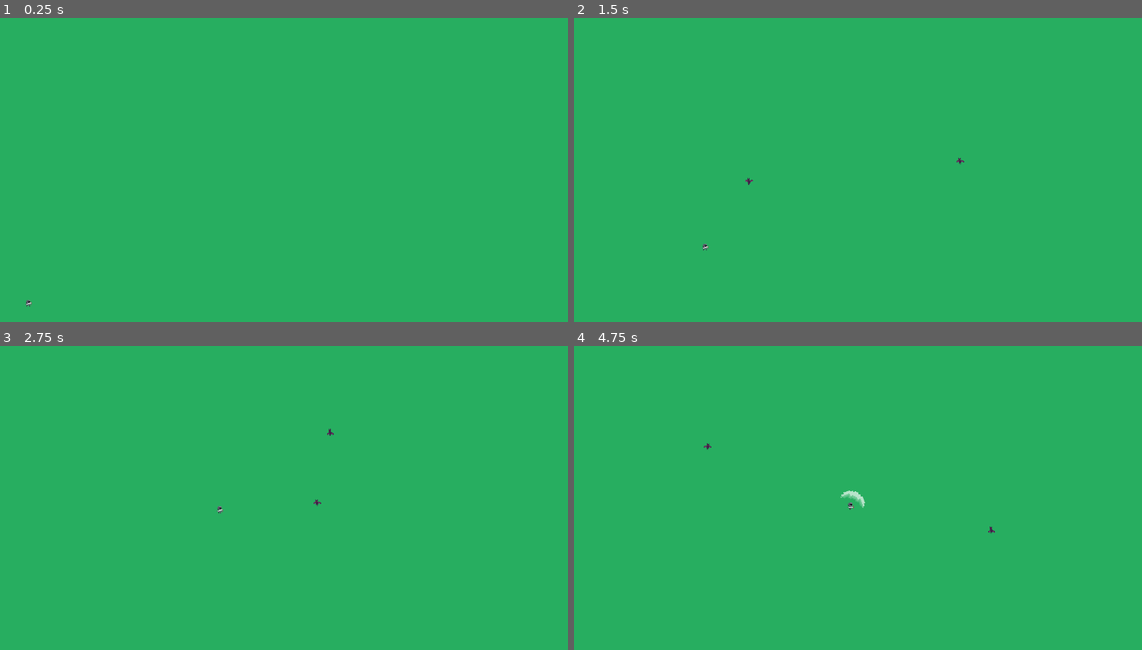
Above: before the commit, frames 1-4 (two rows, left to right).
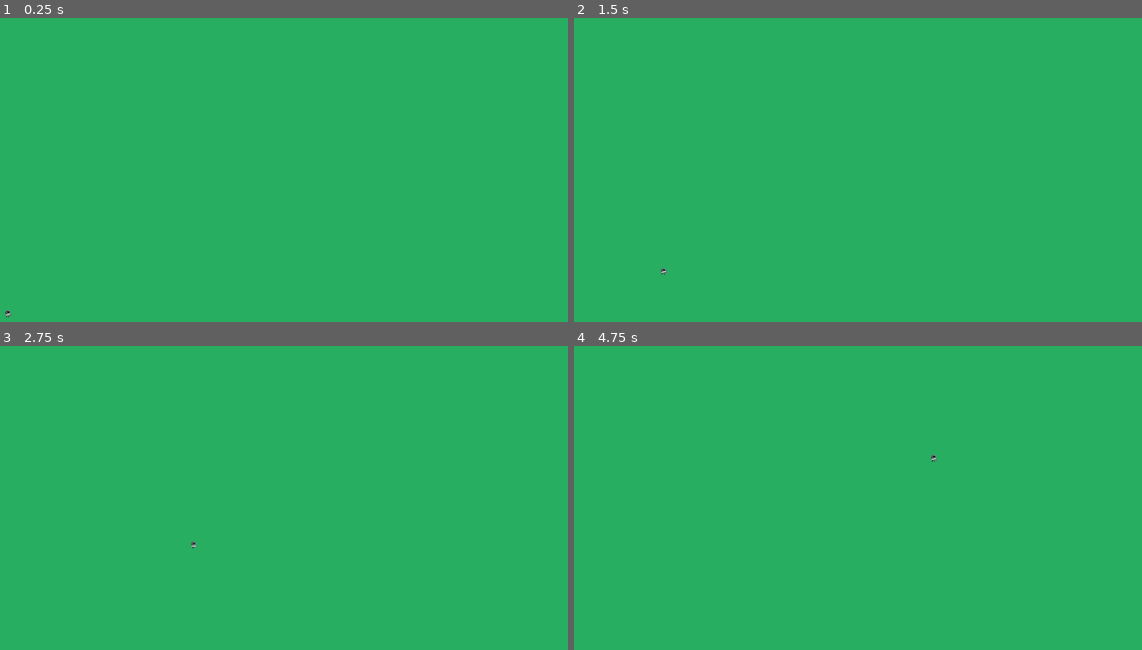
Above: after the commit, the same moments.

Repository: p-lorenzo/reversevs
Game: Godot game, scene res://scenes/world.tscn
The game is run twice, just before and just after one commit, with the same random seed, the same clock (stepped at 60 frames per second) and the same inputs.
Inputs (mouse positions are in pixels of both pictures, inside the frame that each line leads up to):
- Up to frame 1 (0.25 s): no input
- Up to frame 2 (1.5 s): tap Enter (ui_accept) at 0.5, 1.35 s; move the mouse to (1005, 145) at 0.52 s; hold Enter (ui_accept) 0.53-1.28 s; click (1005, 145) at 0.67 s; move the mouse to (750, 179) at 1.27 s; click (750, 179) at 1.42 s
- Up to frame 3 (2.75 s): tap Enter (ui_accept) at 1.52, 1.82 s; move the mouse to (357, 415) at 2.02 s; hold Enter (ui_accept) from 2.03 s (still down); click (357, 415) at 2.17 s
- Up to frame 4 (4.75 s): move the mouse to (840, 555) at 2.77 s; release Enter (ui_accept) at 2.78 s; tap Enter (ui_accept) at 2.85, 3.02, 3.32, 4.35, 4.52 s; click (840, 555) at 2.92 s; move the mouse to (1051, 540) at 3.52 s; hold Enter (ui_accept) 3.53-4.28 s; click (1051, 540) at 3.67 s; move the mouse to (693, 437) at 4.27 s; click (693, 437) at 4.42 s

The runs differ from the first frame. In frame 1, less than 0.1% of the frame differs, in the area x 0-6%, y 92-99%; in frame 2, less than 0.1%; in frame 3, less than 0.1%; in frame 4, 0.2%, in the area x 22-75%, y 32-62%.

Commit message:
feat: added Plan phase and Simulation phase in waves

Diff:
--- a/project.godot
+++ b/project.godot
@@ -15,6 +15,10 @@
 config/features=PackedStringArray("4.5", "Forward Plus")
 config/icon="res://icon.svg"
 
+[autoload]
+
+Game="*res://scripts/game.gd"
+
 [display]
 
 window/size/viewport_width=1280
--- a/scenes/world.tscn
+++ b/scenes/world.tscn
@@ -23,7 +23,7 @@
 state_label_bg = true
 initial_state = -1
 
-[node name="BossCastle" type="Area2D" parent="."]
+[node name="BossCastle" type="Area2D" parent="." groups=["castle"]]
 position = Vector2(1232, 54)
 
 [node name="CollisionShape2D" type="CollisionShape2D" parent="BossCastle"]
--- /dev/null
+++ b/scripts/game.gd
@@ -0,0 +1,81 @@
+extends Node
+
+enum Phase { PLAN, SIM }
+signal phase_changed(new_phase: int)
+signal wave_ended(reason: String) # "all_enemies_defeated" | "hero_dead" | "castle_reached"
+
+var phase: int = Phase.PLAN
+var hero: Node2D = null
+
+var enemies_alive_at_sim_start: int = 0
+var remaining_enemies: int = 0
+
+func _ready() -> void:
+	_refresh_hero()
+	for c in get_tree().get_nodes_in_group("castle"):
+		if c.has_signal("body_entered"):
+			c.connect("body_entered", _on_castle_body_entered)
+
+func _process(_delta: float) -> void:
+	if phase != Phase.SIM:
+		return
+
+func is_plan_phase() -> bool:
+	return phase == Phase.PLAN
+
+func is_simulation_active() -> bool:
+	return phase == Phase.SIM
+
+func start_plan() -> void:
+	if phase == Phase.PLAN:
+		return
+	phase = Phase.PLAN
+	phase_changed.emit(phase)
+	enemies_alive_at_sim_start = 0
+	remaining_enemies = 0
+
+func start_sim() -> void:
+	_refresh_hero()
+	enemies_alive_at_sim_start = 0
+	remaining_enemies = 0
+	for e in get_tree().get_nodes_in_group("enemies"):
+		_connect_enemy_death(e)
+		remaining_enemies += 1
+	enemies_alive_at_sim_start = remaining_enemies
+
+	phase = Phase.SIM
+	phase_changed.emit(phase)
+
+func _connect_enemy_death(e: Node) -> void:
+	var hc := e.get_node_or_null("Health")
+	if hc and hc.has_signal("died") and not hc.is_connected("died", Callable(self, "_on_enemy_died")):
+		hc.connect("died", _on_enemy_died)
+
+func _on_enemy_died() -> void:
+	if phase != Phase.SIM:
+		return
+	remaining_enemies = max(remaining_enemies - 1, 0)
+	if enemies_alive_at_sim_start > 0 and remaining_enemies == 0:
+		_end_simulation("all_enemies_defeated")
+
+func _end_simulation(reason: String) -> void:
+	wave_ended.emit(reason)
+	start_plan()
+
+func _refresh_hero() -> void:
+	var hs := get_tree().get_nodes_in_group("hero")
+	if hs.size() > 0 and hs[0] is Node2D:
+		hero = hs[0]
+		var hc := hero.get_node_or_null("Health")
+		if hc and not hc.is_connected("died", Callable(self, "_on_hero_died")):
+			hc.connect("died", _on_hero_died)
+
+func _on_hero_died() -> void:
+	if phase == Phase.SIM:
+		_end_simulation("hero_dead")
+
+func _on_castle_body_entered(body: Node) -> void:
+	if phase != Phase.SIM:
+		return
+	if body == hero:
+		_end_simulation("castle_reached")
--- a/scripts/npc_state_machine.gd
+++ b/scripts/npc_state_machine.gd
@@ -24,6 +24,12 @@
 	_update_state_label()
 
 func _physics_process(delta: float) -> void:
+	if typeof(Game) != TYPE_NIL and not Game.is_simulation_active():
+		velocity = Vector2.ZERO
+		move_and_slide()
+		_update_state_label_position()
+		return
+
 	state_time += delta
 
 	_physics_state(delta, state)
--- a/scripts/player.gd
+++ b/scripts/player.gd
@@ -5,6 +5,7 @@
 @export var enemy_scene: PackedScene          # assegna qui la scena dell'enemy (PackedScene)
 @export var spawn_parent_path: Node
 @export var add_to_enemies_group := true      # metti automaticamente i nuovi in "enemies"
+@export var enabled_in_plan_only := true
 
 var _spawn_parent: Node = null
 
@@ -12,6 +13,11 @@
 	_spawn_parent = spawn_parent_path
 
 func _unhandled_input(event: InputEvent) -> void:
+	if event.is_action_pressed("ui_accept"):
+		Game.start_sim()
+
+	if enabled_in_plan_only and (typeof(Game) != TYPE_NIL) and not Game.is_plan_phase():
+		return
 	# Mouse sinistro
 	if event is InputEventMouseButton and event.pressed and event.button_index == MOUSE_BUTTON_LEFT:
 		_spawn_at(get_global_mouse_position())
Not shown, added: scripts/game.gd.uid
